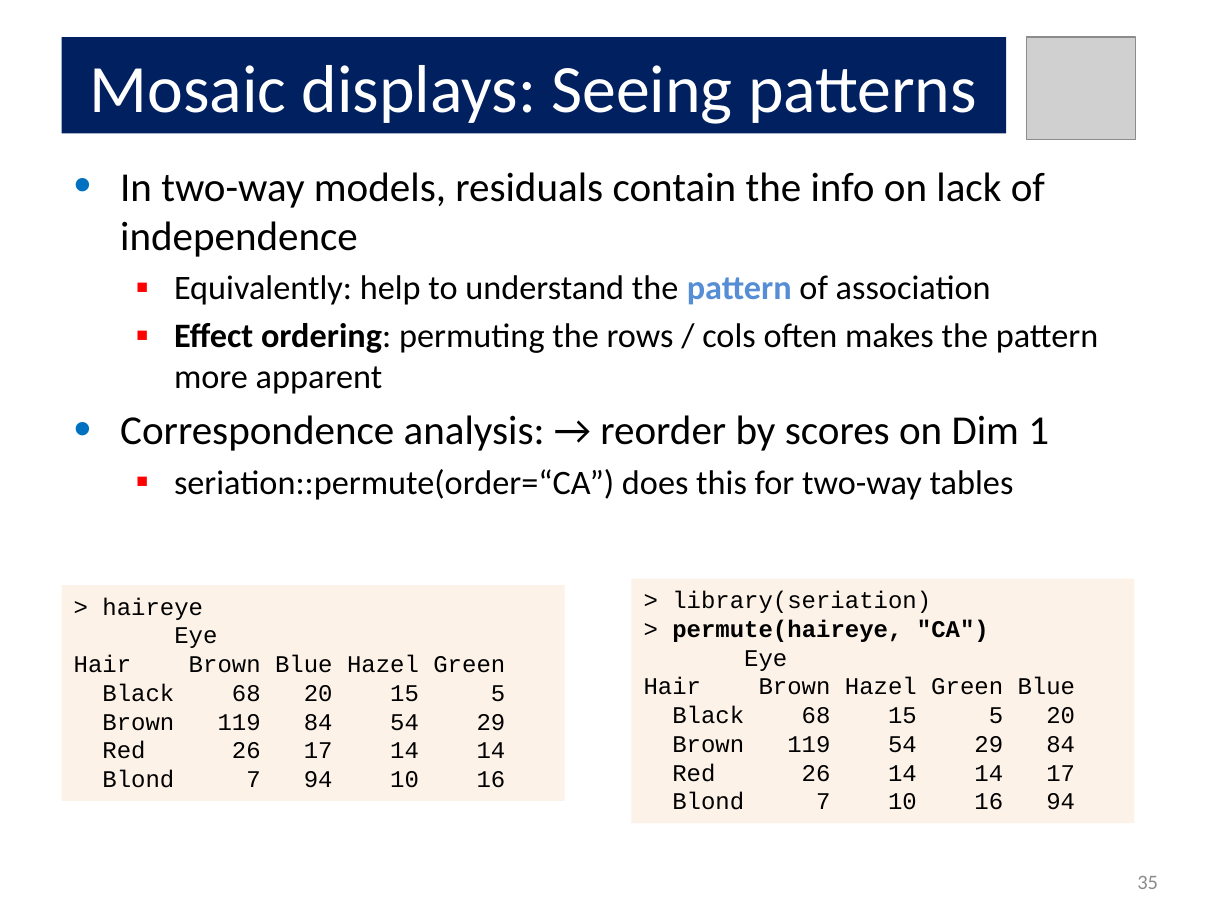
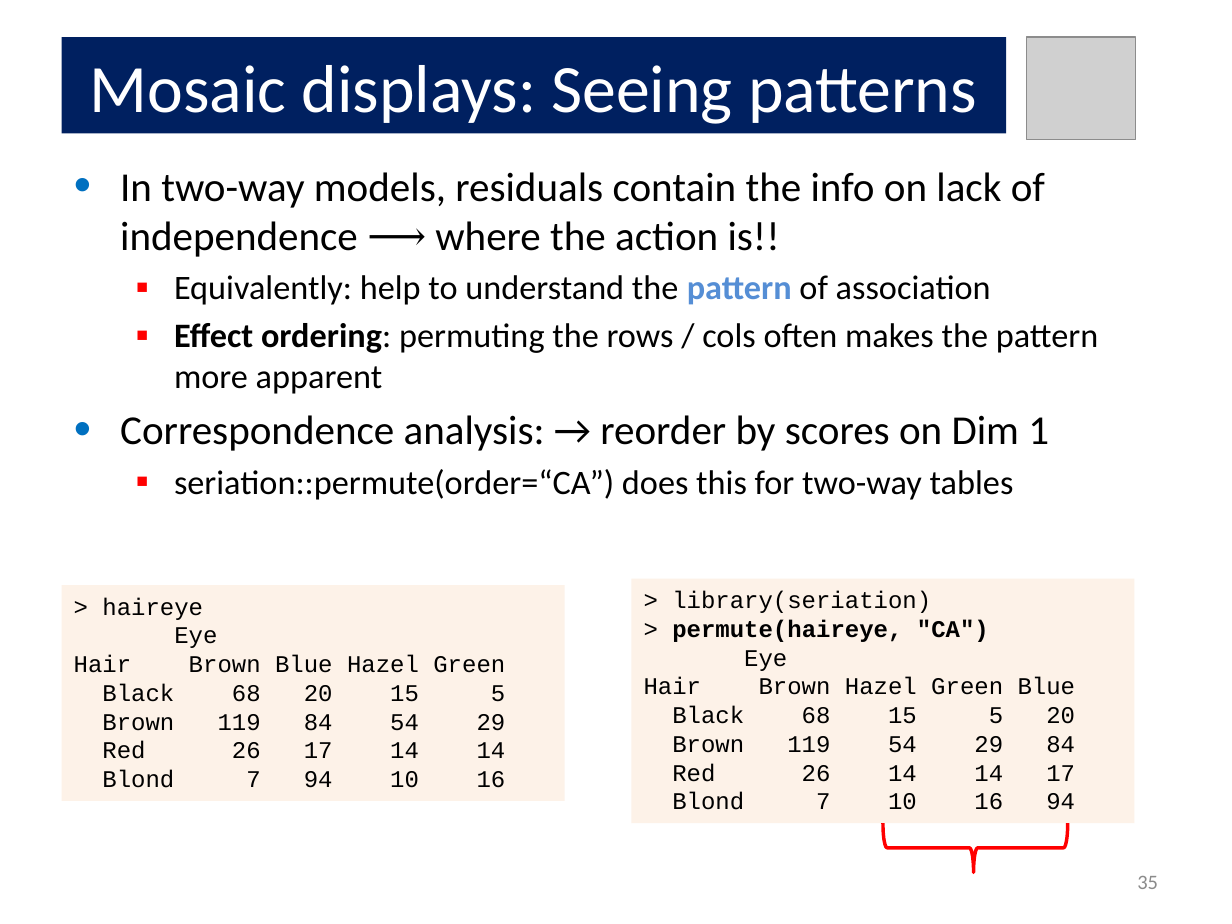
Before and after one commit to friendly/psy6136, a slide deck: slide 35 of lectures/04-Loglin.pptx. Drawn at 1232x924 pixels with LibreOffice and Linux fonts; fonts in the diff are those of the drawing; grey boxes stand for pictures. Boxes give left, top, right and bottom in pixels: in the first picture for what was removed or moved away, otherwise in the second. Text is boxed around its words. In the diff, an @@ line names an element or a change of style, - is before the commit and + after.

```diff
--- a/lectures/04-Loglin.pptx
+++ b/lectures/04-Loglin.pptx
@@ text at (120,172,1045,257): text changed @@
-• In two-way models, residuals contain the info on lack of independence
+• In two-way models, residuals contain the info on lack of independence ⟶ where the action is!!
@@ right brace added at (883,823,1068,872), outline #FF0000 2 pt @@
```
Also in this commit, not shown: 18 other slides changed, 4 other files.
